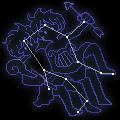
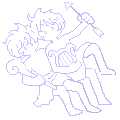
Two versions of the same layered image (w=120, h=120). Layer-by-layer changes:
"レイヤー 3": opacity 100% → 0% over [2, 2, 116, 116]
hid "背景" over [0, 0, 120, 120]
